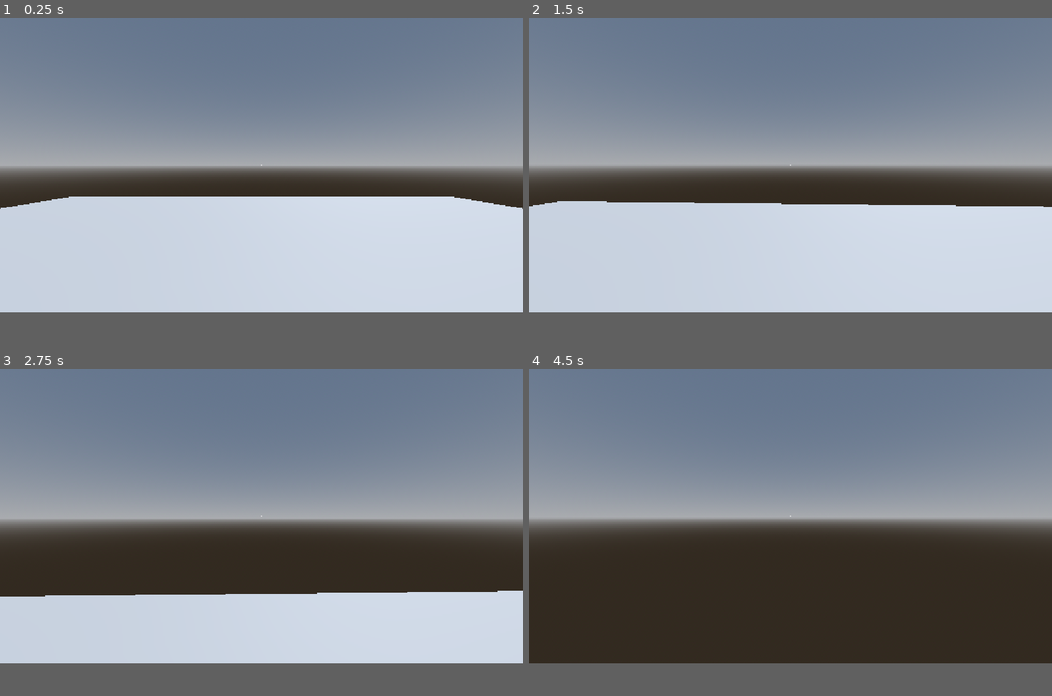
Above: before the commit, frames 1-4 (two rows, left to right).
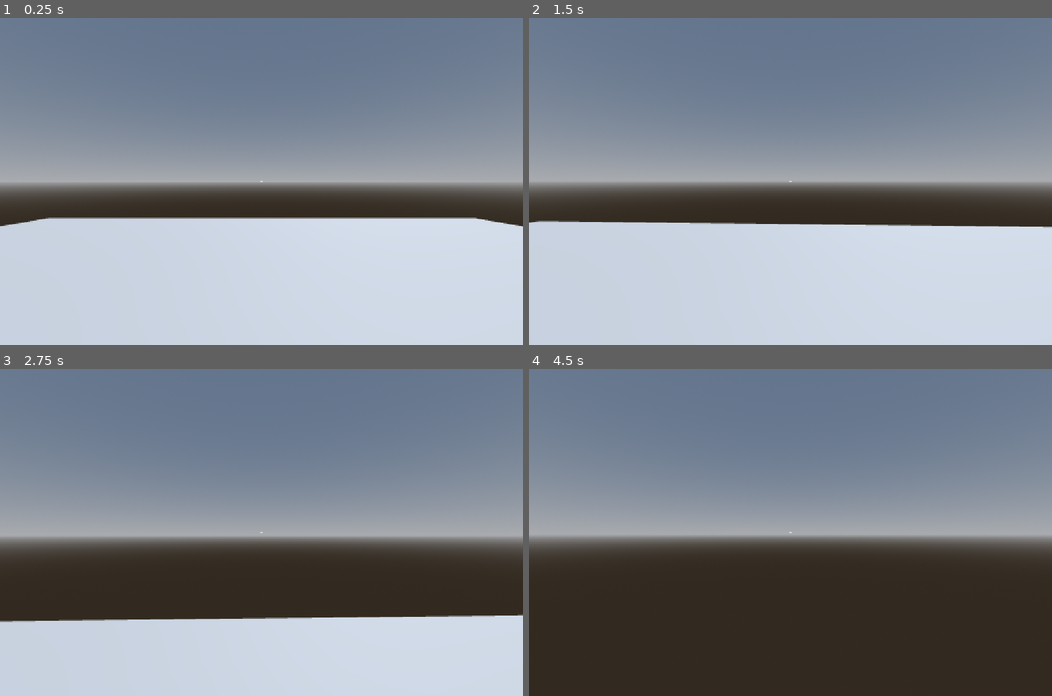
Above: after the commit, the same moments.

Repository: snddude/godot-interaction_system
Game: Godot game, scene res://testing/resources/scenes/main.tscn
Two runs of this game, one before a commit and one after it. Both use one fixed random seed, a clock stepped at 60 frames per second and the inputs below.
Inputs (mouse positions are in pixels of both pictures, inside the frame that each line leads up to):
- Up to frame 1 (0.25 s): no input
- Up to frame 2 (1.5 s): move the mouse to (816, 165) at 0.52 s; hold E (Interact) 0.53-1.28 s; hold W (forward) from 0.53 s (still down); tap Space (jump) at 0.77 s; move the mouse to (764, 165) at 1.27 s; tap E (Interact) at 1.35 s
- Up to frame 3 (2.75 s): keep holding W (forward); tap Space (jump) at 1.52 s; move the mouse to (271, 509) at 2.02 s; hold E (Interact) from 2.03 s (still down)
- Up to frame 4 (4.5 s): keep holding W (forward); move the mouse to (785, 519) at 2.77 s; release E (Interact) at 2.78 s; tap E (Interact) at 2.85, 4.35 s; tap Space (jump) at 3.02, 3.77, 4.25 s; tap Enter at 3.5 s; move the mouse to (827, 519) at 3.52 s; hold E (Interact) 3.53-4.28 s; move the mouse to (748, 512) at 4.27 s
In our replay, the window is 800x450 before the commit and 800x500 after it. These sizes can differ from the game's own. Grey fills any space a smaller window leaves; there, only what the larger window draws over its background counts as a difference.

The runs differ from the first frame. In frame 1, 15% of the frame differs, in the area x 0-100%, y 44-64%; in frame 2, 15%; in frame 3, 17%, in the area x 0-100%, y 44-78%; in frame 4, 9.0%.

Commit message:
Configure project
- Enable physics interpolation.
- Change game window resolution.
- Enable antialiasing.
- Disable game window embedding.
- Disable V-Sync.

Diff:
--- a/project.godot
+++ b/project.godot
@@ -17,8 +17,11 @@
 
 [display]
 
+window/size/viewport_width=1280
+window/size/viewport_height=800
 window/stretch/mode="canvas_items"
 window/stretch/aspect="expand"
+window/vsync/vsync_mode=0
 
 [editor_plugins]
 
@@ -67,9 +70,11 @@
 [physics]
 
 3d/physics_engine="Jolt Physics"
+common/physics_interpolation=true
 
 [rendering]
 
 rendering_device/driver.windows="d3d12"
 renderer/rendering_method="gl_compatibility"
 renderer/rendering_method.mobile="gl_compatibility"
+anti_aliasing/quality/msaa_3d=2
